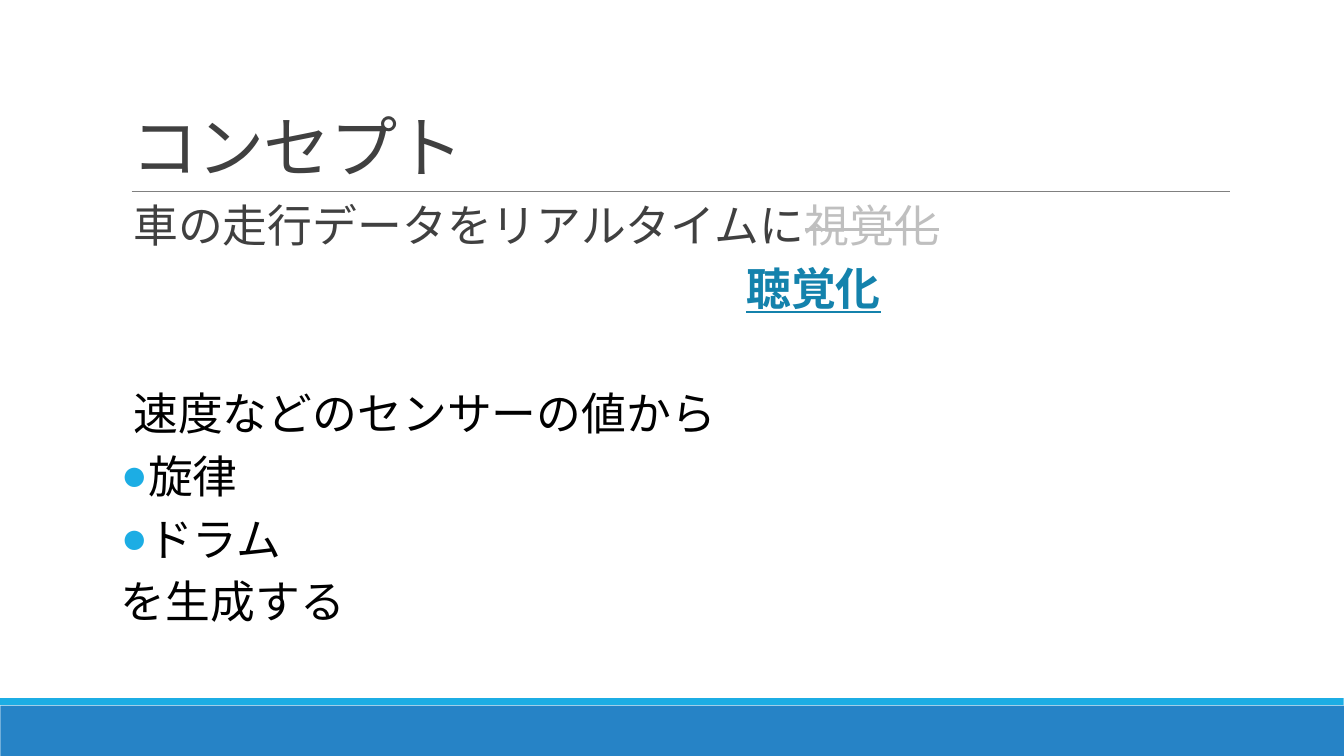
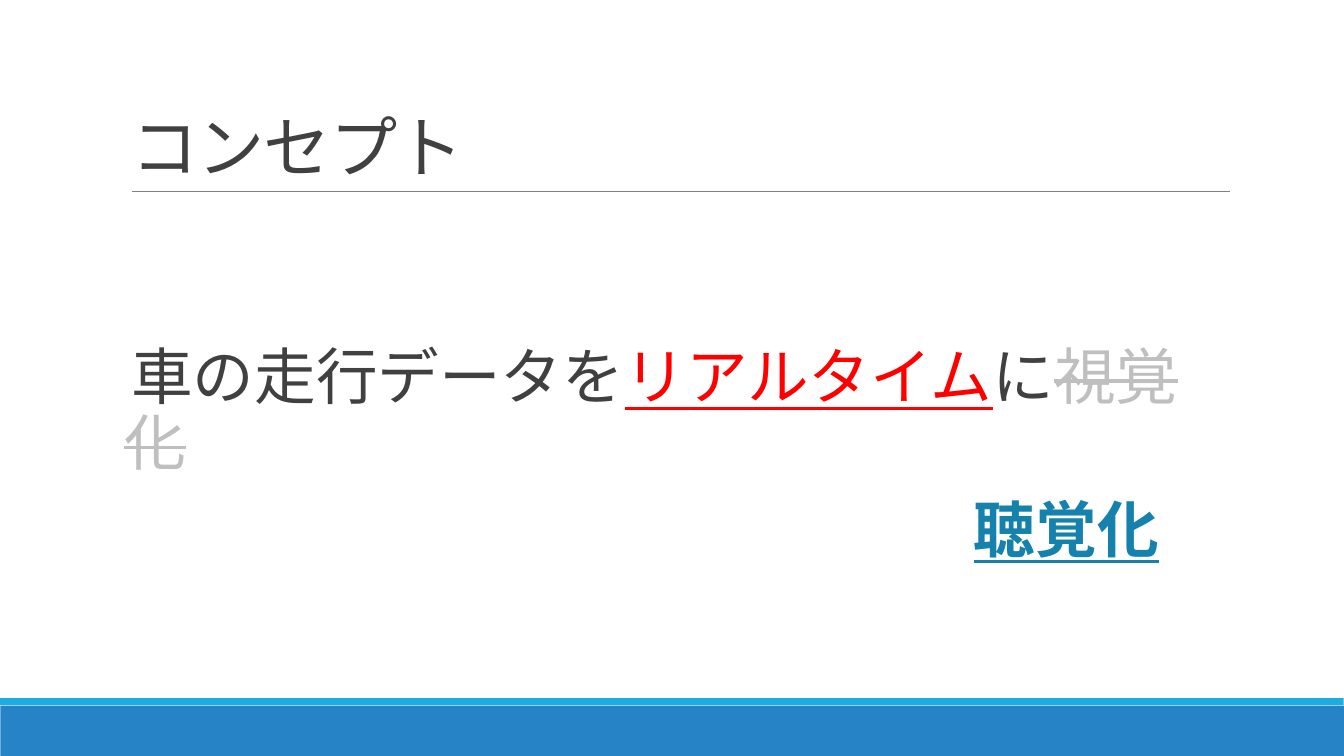
Before and after one commit to aquavit/comporive, a slide deck: slide 2 of コンポライブ.pptx. Drawn at 1344x756 pixels with LibreOffice and Linux fonts; fonts in the diff are those of the drawing. Boxes give left, top, right and bottom in pixels: in the first picture for what was removed or moved away, otherwise in the second. Text is boxed around its words. In the diff, an @@ line names an element or a change of style, - is before the commit and + after.

```diff
--- a/コンポライブ.pptx
+++ b/コンポライブ.pptx
@@ text "車の走行データをリアルタイムに視覚化": place and size @@
-text "車の走行データをリアルタイムに視覚化" at [121, 204, 939, 622]
+text "車の走行データをリアルタイムに視覚化" at [124, 346, 1177, 563]
@@ text "車の走行データをリアルタイムに視覚化" at [124, 346, 1177, 563]: size 32 to 44 pt; text colour #404040 to #FF0000, underline on in "車の走行データをリアルタイムに視覚化"; line spacing 0.8 to 0.9 @@
@@ text at [121, 392, 716, 622]: paragraphs removed @@
-  速度などのセンサーの値から
-● 旋律
-● ドラム
-を生成する
```
Also in this commit, not shown: 4 slides added, 1 slide removed.
